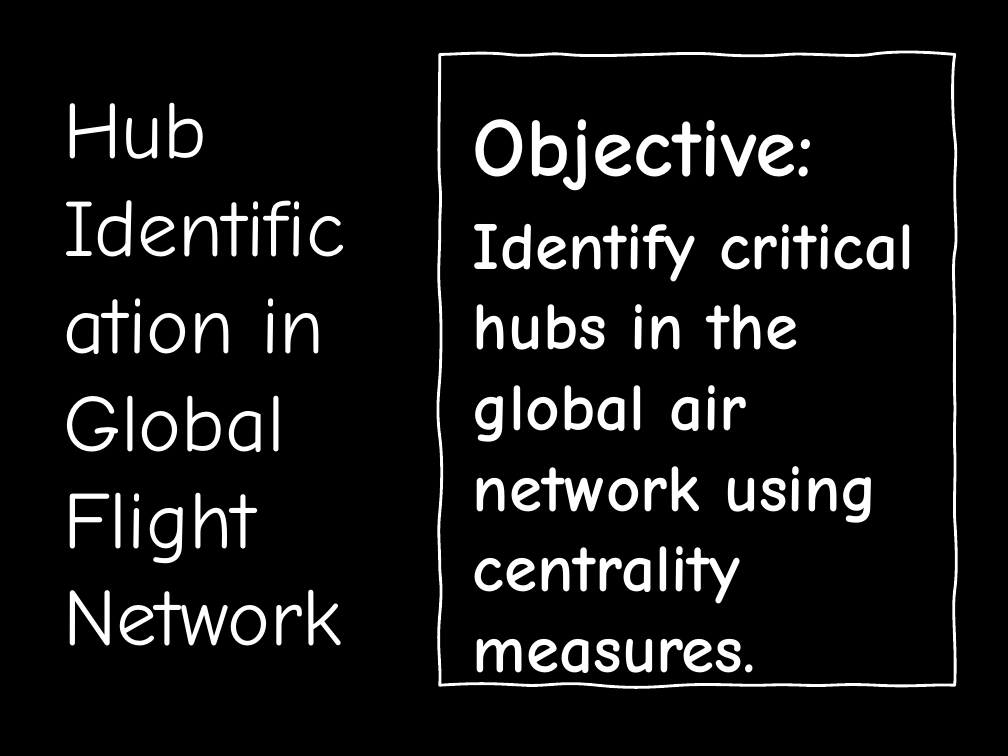
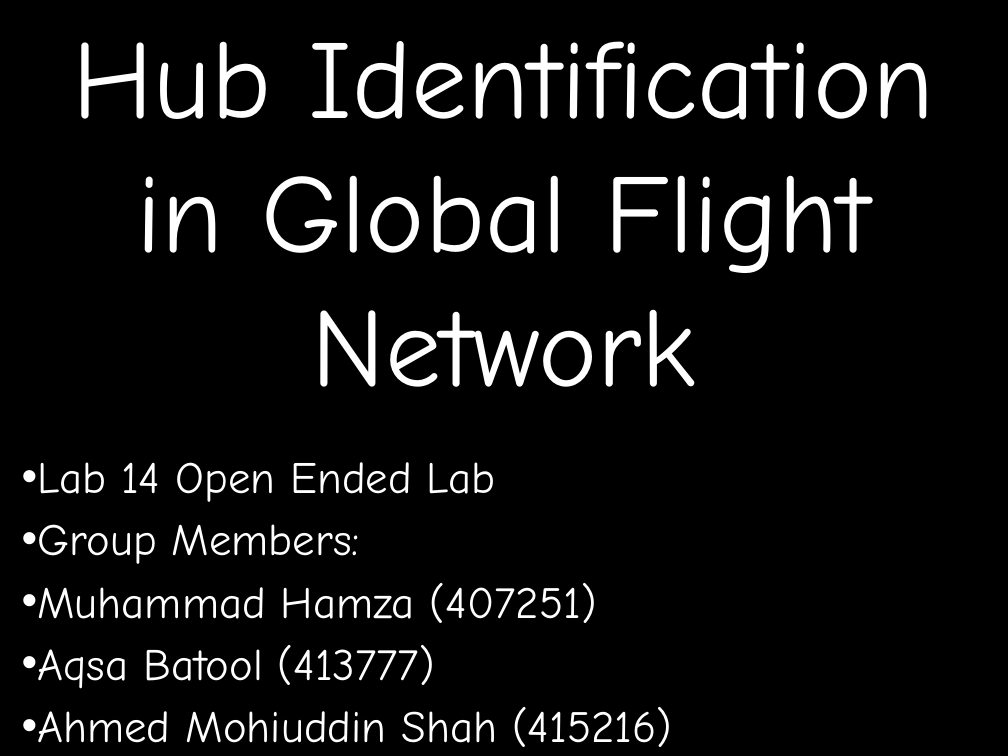
Before and after one commit to Ahmed-Mohiuddin-Shah/Machine-Learning-Labs, a slide deck: slide 1 of Lab14 Open Lab/slides.pptx. Drawn at 1008x756 pixels with LibreOffice and Linux fonts; fonts in the diff are those of the drawing; background and template pictures are left out. Boxes give left, top, right and bottom in pixels: in the first picture for what was removed or moved away, otherwise in the second. Text is boxed around its words. In the diff, an @@ line names an element or a change of style, - is before the commit and + after.

```diff
--- a/Lab14 Open Lab/slides.pptx
+++ b/Lab14 Open Lab/slides.pptx
@@ rectangle added at <box>0,0,1007,756</box>, fill #000000 @@
@@ title "Hub Identification in Global Flight ...": place and size @@
-title "Hub Identification in Global Flight ..." at <box>63,102,342,646</box>
+title "Hub Identification in Global Flight ..." at <box>73,41,934,387</box>
@@ title "Hub Identification in Global Flight ..." at <box>73,41,934,387</box>: size 58 to 80 pt; alignment left to centre @@
@@ freeform shape removed at <box>439,54,955,685</box> @@
@@ text removed at <box>473,119,914,604</box> @@
-Objective:
-Identify critical hubs in the global air network using centrality measures.
@@ text added at <box>37,462,672,747</box>, 32 pt, text #FFFFFF @@
+• Lab 14 Open Ended Lab
+• Group Members:
+• Muhammad Hamza (407251)
+• Aqsa Batool (413777)
+• Ahmed Mohiuddin Shah (415216)
```
Also in this commit, not shown: 6 other slides changed, 1 slide added, 1 slide removed.
